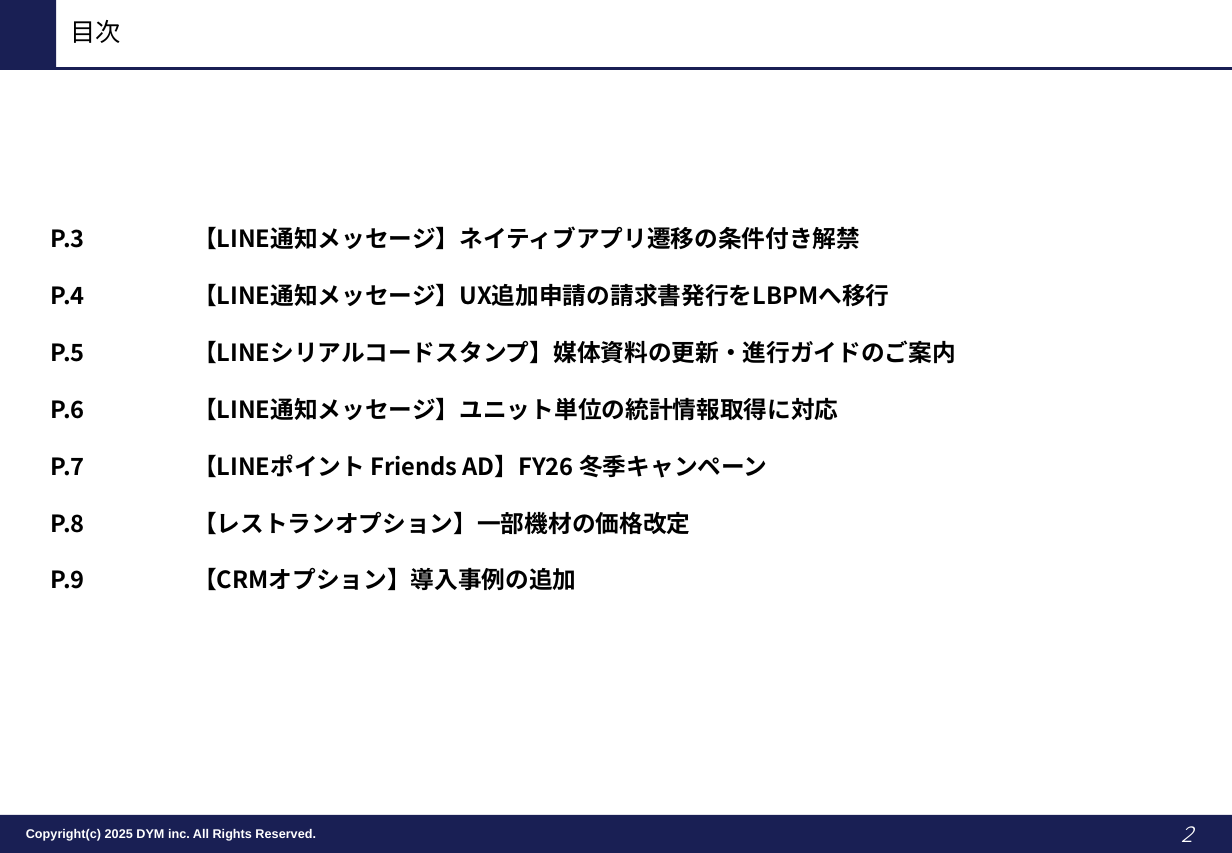
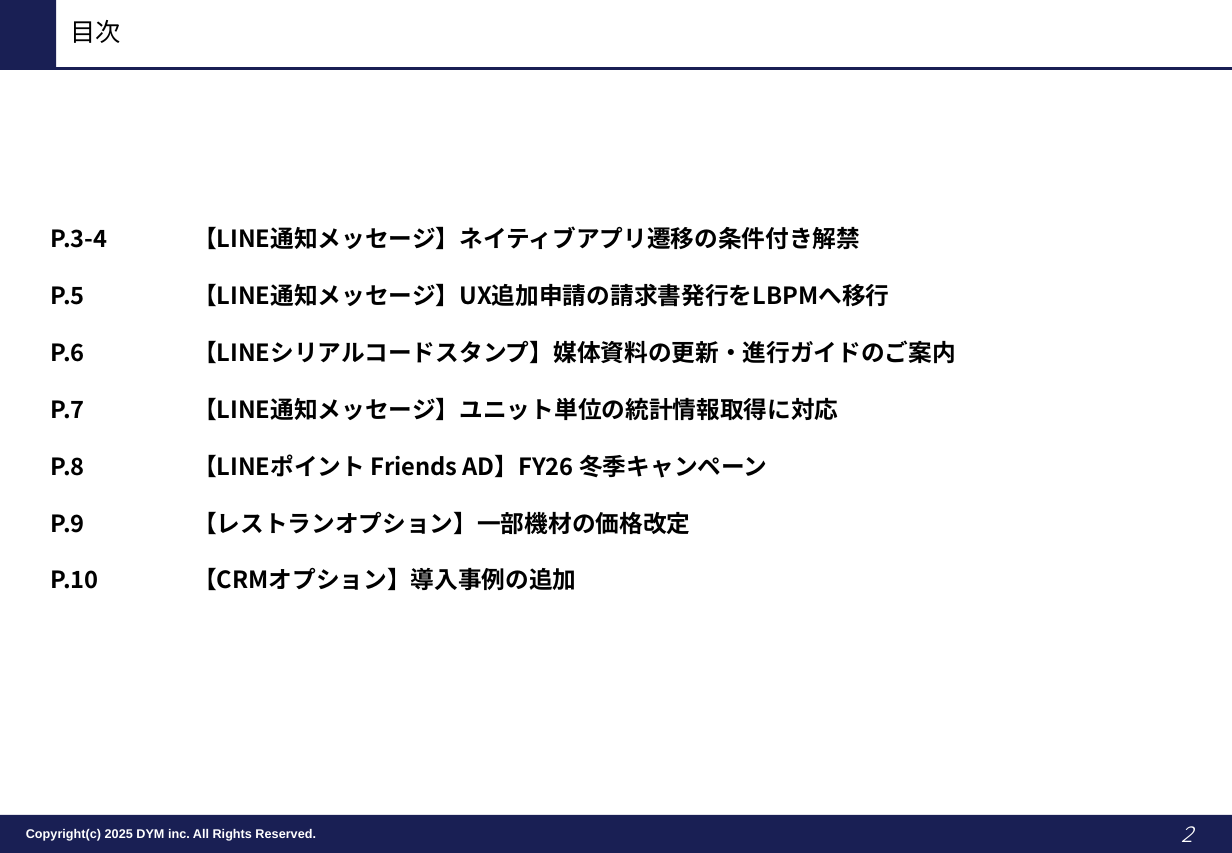
Before and after one commit to tonomura-r-dev/folder, a slide deck: slide 2 of LINEOA媒体最新情報_2026年10月トレンドレポート.pptx. Drawn at 1232x853 pixels with LibreOffice and Linux fonts; fonts in the diff are those of the drawing; background and template pictures are left out. Boxes give left, top, right and bottom in pixels: in the first picture for what was removed or moved away, otherwise in the second. Text is boxed around its words. In the diff, an @@ line names an element or a change of style, - is before the commit and + after.

```diff
--- a/LINEOA媒体最新情報_2026年10月トレンドレポート.pptx
+++ b/LINEOA媒体最新情報_2026年10月トレンドレポート.pptx
@@ text at [51, 229, 108, 248]: text changed @@
-P.3
-P.4
+P.3-4
@@ text at [51, 570, 99, 589]: paragraph added @@
+P.10
```
Also in this commit, not shown: 1 other slide changed, 1 slide added.
